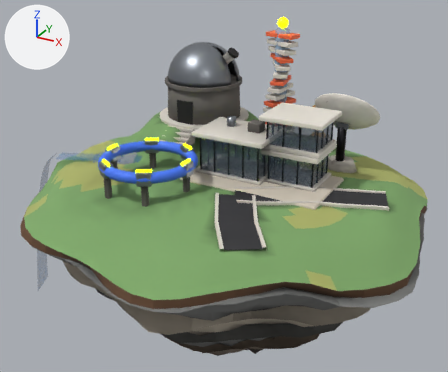
The glTF model public/models/islands/research_lod1.glb, before and after one commit.
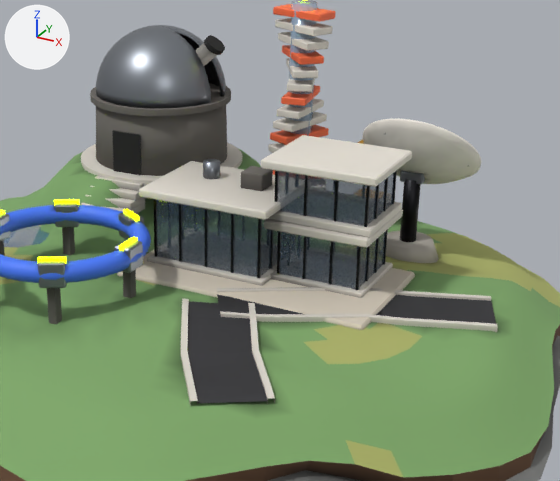
There are two pictures of each version: one whole from a camera (50 mm lens) standing at (10.49, -19.44, 9.61) and looking at (-0.37, 0.3, -0.26), one close up on the part from 26% to 95% of the width and 8% to 79% of the height. Every picture has the same lights, and +X, +Y and +Z are marked at upper left. The last two pictures show the newer version. Where no turn or scale is listed for an object, it has been applied to the vertices. Vertices at exactly the same position are counted once.

Script lines for the objects in view, before the commit:
```python
me_anim_spin_dish = bpy.data.meshes.new('anim_spin_dish')
me_anim_spin_dish.from_pydata(...)  # 798 vertices, 1572 faces; spans x -1.3..1.3, y -0.97..0.97, z -0.9..0.9
# faces by material slot: [1440, 28, 104]
me_anim_spin_dish.materials.append(mat_m_cream)
me_anim_spin_dish.materials.append(mat_m_ink)
me_anim_spin_dish.materials.append(mat_m_metal)
me_buildings = bpy.data.meshes.new('buildings')
me_buildings.from_pydata(...)  # 988 vertices, 1844 faces; spans x -4.16..4.16, y -3.19..3.19, z -2.64..2.64
me_buildings.materials.append(mat_m_concrete)
me_buildings.materials.append(mat_m_concrete_dark)
me_buildings.materials.append(mat_m_concrete_light)
me_buildings.materials.append(mat_m_emit_warm)
me_buildings.materials.append(mat_m_glass)
me_buildings.materials.append(mat_m_gold)
me_buildings.materials.append(mat_m_ink)
me_buildings.materials.append(mat_m_metal_dark)
me_buildings.materials.append(mat_m_orange)
me_buildings.materials.append(mat_m_stone_dark)
me_buildings.materials.append(mat_m_stone_light)
me_props = bpy.data.meshes.new('props')
me_props.from_pydata(...)  # 442 vertices, 696 faces; spans x -3.61..3.61, y -3.74..3.74, z -2.64..2.64
# faces by material slot: [44, 152, 44, 456]
me_props.materials.append(mat_m_concrete_dark)
me_props.materials.append(mat_m_emit_lime)
me_props.materials.append(mat_m_metal)
me_props.materials.append(mat_m_metal_dark)
ob_anim_spin_dish = bpy.data.objects.new('anim_spin_dish', me_anim_spin_dish)
ob_anim_spin_dish.location = (3.4, 3.43, 2.55)
ob_buildings = bpy.data.objects.new('buildings', me_buildings)
ob_buildings.location = (-0.06, 2.39, 2.83)
ob_props = bpy.data.objects.new('props', me_props)
ob_props.location = (-0.04, -0.22, 3.3)
# also in view: 'landmarks' at (-2.0, -2.4, 0.92); 'foundation' at (-0.04, -0.21, -4.02); 'water_pond0' at (-4.8, -0.4, 0.35); 'anim_spin_dome' at (-2.54, 2.6, 4.02); 'terrain' at (0.05, -0.26, 0.53)
```
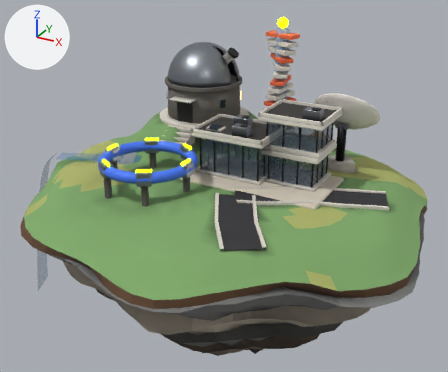
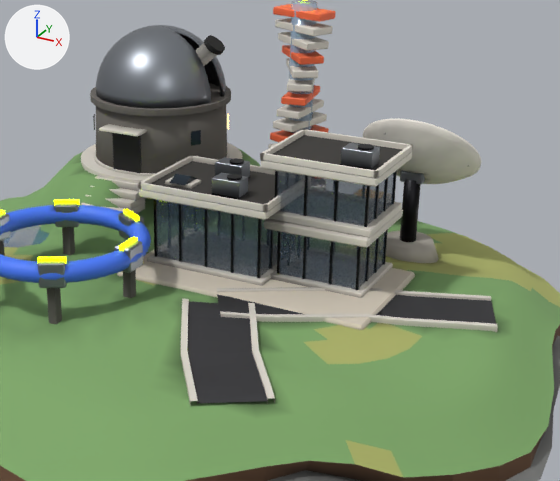
Where the newer file only moved an object's origin or applied its transform, the numbers keep the older frame.

Pixel boxes [x1, y1, x2, y2] of what changed, in the close-ups (560 x 481 px; the box of a moved part takes in the faces that stretch with it):
'props', reshaped
    before: [0, 0, 397, 290]
    after: [0, 0, 402, 290]
part 1 of me_buildings, added
    after: [99, 124, 147, 137]
part 2 of me_buildings, added (mostly hidden)
    after: [94, 149, 230, 176]
part 3 of me_buildings, added
    after: [191, 130, 201, 146]
part 4 of me_buildings, added
    after: [138, 155, 312, 212]
part 5 of me_buildings, added
    after: [260, 129, 413, 178]
part 6 of me_buildings, edited (looks the same)
    both: [87, 61, 418, 242]
part 7 of me_props, added
    after: [151, 161, 302, 204]
part 8 of me_props, added
    after: [273, 135, 402, 170]
part 9 of me_props, added
    after: [165, 176, 201, 189]
part 10 of me_props, moved or reshaped
    before: [241, 166, 273, 191]
    after: [215, 157, 250, 177]
part 11 of me_props, added
    after: [212, 172, 248, 198]
part 12 of me_props, added
    after: [341, 143, 380, 169]
part 13 of me_props, added
    after: [230, 158, 244, 165]
part 14 of me_props, added
    after: [211, 192, 248, 200]
part 15 of me_props, added
    after: [227, 174, 242, 180]
part 16 of me_props, added
    after: [340, 163, 379, 170]
part 17 of me_props, added
    after: [358, 144, 374, 151]
part 18 of me_props, deleted
    before: [203, 159, 220, 179]
part 19 of me_props, added
    after: [169, 174, 197, 185]

What changed in the scene script:
```text
Add mat_m_window:
    mat_m_window = bpy.data.materials.new('M_window')
    # nodes: BsdfPrincipled, Mix, OutputMaterial, VertexColor
    # colours: dark blue #2f3d4a, mixed with the vertex colours
Change me_buildings:
    remove me_buildings.from_pydata(...)  # 988 vertices, 1844 faces; spans x -4.16..4.16, y -3.19..3.19, z -2.64..2.64
    add me_buildings.from_pydata(...)  # 1180 vertices, 2200 faces; spans x -4.16..4.16, y -3.19..3.19, z -2.64..2.64
    me_buildings part 1: the loose piece of 24 vertices spanning x -1.09..1.81, y -3.19..-0.99, z -0.82..-0.64 is copied, and the copy is scaled about its middle by (0.345, 0.179, 0.333), then moved by (-2.9, 0.64, 0.69); it spans x -3.04..-2.04, y -1.65..-1.25, z -0.07..-0.01
    me_buildings part 2: a new loose piece, a 40-sided cylinder along z spanning x -4.14..-0.94, y -1.39..1.81, z -1.15..-1.01, in mat_m_concrete_light
    me_buildings part 3: the loose piece of 8 vertices spanning x -2.89..-2.19, y -1.34..-1.28, z -1.13..-0.13 is copied, and the copy is turned 60 degrees about the z axis through its middle and scaled by 0.328, then moved by (1.35, 0.74, 0.38), in mat_m_window; it spans x -1.26..-1.12, y -0.68..-0.46, z -0.41..-0.09
    me_buildings part 4: a new loose piece of 24 vertices spanning x -1.09..1.81, y -3.19..-0.99, z -0.64..-0.52, in mat_m_concrete_light
    me_buildings part 5: a new loose piece of 24 vertices spanning x 1.46..3.86, y -2.79..-0.79, z 0.25..0.37, in mat_m_concrete_light
    me_buildings part 6: 158 kept faces spanning x -3.28..3.86, y -3.19..1.57, z -2.2..1.28 get new vertex colours
    other edits to the shape of me_buildings do not show in these pictures
    add me_buildings.materials.append(mat_m_window)
Change me_props:
    remove me_props.from_pydata(...)  # 442 vertices, 696 faces; spans x -3.61..3.61, y -3.74..3.74, z -2.64..2.64
    add me_props.from_pydata(...)  # 604 vertices, 976 faces; spans x -3.61..3.77, y -3.74..3.74, z -2.64..2.64
    me_props part 7: a new loose piece, a box spanning x -1.042..1.717, y -0.51..1.549, z -1.111..-1.099, in mat_m_concrete_dark
    me_props part 8: a new loose piece, a box spanning x 1.507..3.768, y -0.11..1.749, z -0.221..-0.209, in mat_m_concrete_dark
    me_props part 9: a new loose piece, a box spanning x -0.755..-0.135, y -0.098..0.322, z -1.111..-1.031, in mat_m_concrete_light
    me_props part 10: the loose piece of 24 vertices spanning x 0.69..1.19, y 0.47..0.97, z -1.27..-0.77 is scaled about its middle by (1.28, 0.852, 0.643), then moved by (-0.66, 0.2, 0.12), in mat_m_metal
    me_props part 11: the loose piece of 24 vertices spanning x 0.69..1.19, y 0.47..0.97, z -1.27..-0.77 is copied, and the copy is scaled about its middle by (1.28, 0.853, 0.643), then moved by (-0.23, -0.75, 0.12), in mat_m_metal; it spans x 0.4..1.02, y -0.24..0.18, z -1.06..-0.74
    me_props part 12: the loose piece of 24 vertices spanning x 0.69..1.19, y 0.47..0.97, z -1.27..-0.77 is copied, and the copy is scaled about its middle by (1.27, 0.852, 0.642), then moved by (2.35, -0.37, 1.01), in mat_m_metal; it spans x 2.98..3.6, y 0.14..0.56, z -0.17..0.15
    me_props part 13: a new loose piece, a 14-sided cylinder along z spanning x 0.229..0.523, y 0.77..1.072, z -0.741..-0.701, in mat_m_metal_dark
    me_props part 14: a new loose piece, a box spanning x 0.399..1.019, y -0.24..0.18, z -1.111..-1.061, in mat_m_metal_dark
    me_props part 15: a new loose piece, a 14-sided cylinder along z spanning x 0.661..0.956, y -0.181..0.121, z -0.741..-0.701, in mat_m_metal_dark
    me_props part 16: a new loose piece, a box spanning x 2.976..3.596, y 0.141..0.561, z -0.221..-0.171, in mat_m_metal_dark
    me_props part 17: a new loose piece, a 14-sided cylinder along z spanning x 3.239..3.533, y 0.199..0.502, z 0.149..0.189, in mat_m_metal_dark
    me_props part 18: the loose piece of 24 vertices spanning x -0.34..0.02, y 0.64..1.0, z -1.27..-0.77 is deleted
    me_props part 19: 6 vertices added at x -0.63..-0.27, y -0.16..0.38, z -1.03..-0.91
    other edits to the shape of me_props do not show in these pictures
    add me_props.materials.append(mat_m_concrete_light)
    add me_props.materials.append(mat_m_window)
```
